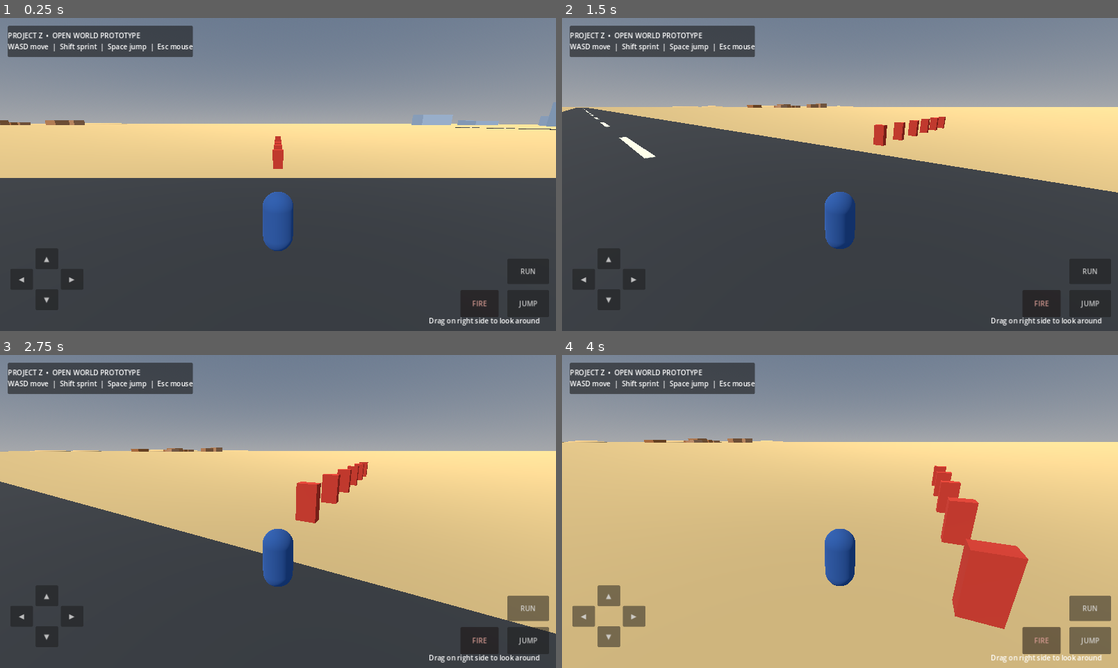
Above: before the commit, frames 1-4 (two rows, left to right).
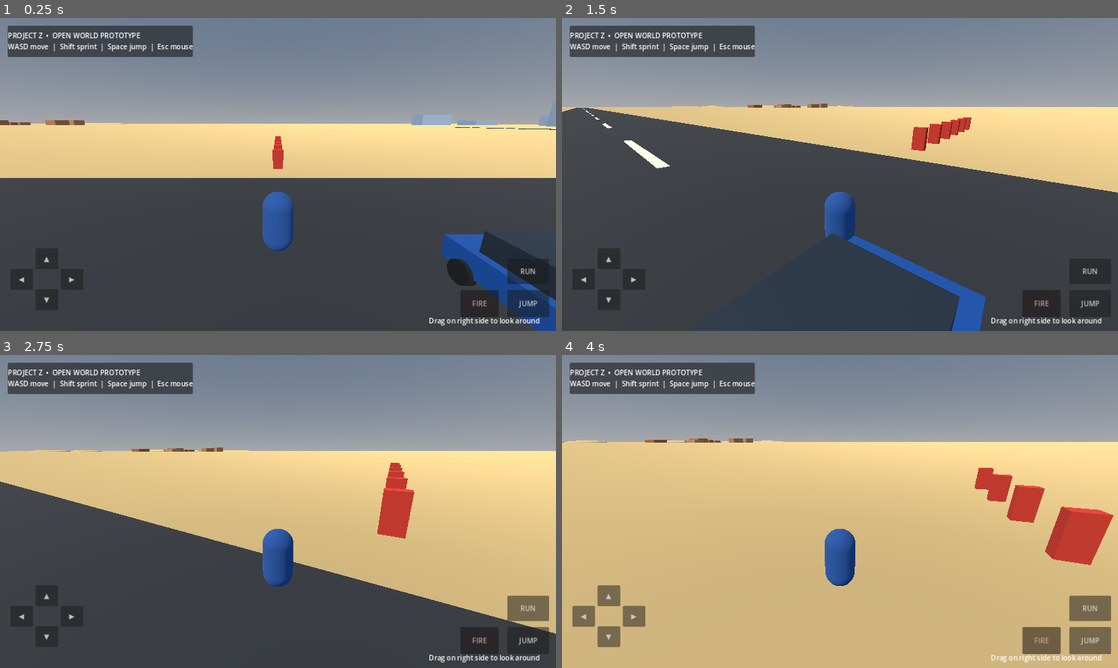
Above: after the commit, the same moments.

Repository: gyarasigujjar57-ops/ProjectZ-OpenWorld
Game: Godot game, scene res://scenes/Main.tscn
Same seed, same stepped clock (60 frames per second), same inputs: the game is played once before the commit and once after it.
Inputs (mouse positions are in pixels of both pictures, inside the frame that each line leads up to):
- Up to frame 1 (0.25 s): no input
- Up to frame 2 (1.5 s): tap Enter (ui_accept) at 0.5, 0.77 s; move the mouse to (962, 158) at 0.52 s; hold Right (ui_right) 0.53-1.28 s; hold Shift 0.53-1.28 s; click (962, 158) at 0.67 s; move the mouse to (812, 174) at 1.27 s; hold Up (ui_up) from 1.28 s (still down); tap Shift at 1.35 s
- Up to frame 3 (2.75 s): keep holding Up (ui_up); tap Enter (ui_accept) at 1.52 s; move the mouse to (289, 505) at 2.02 s; hold Shift from 2.03 s (still down)
- Up to frame 4 (4 s): keep holding Up (ui_up); move the mouse to (834, 517) at 2.77 s; release Shift at 2.78 s; tap Shift at 2.85 s; click (834, 517) at 2.92 s; tap Enter (ui_accept) at 3.02, 3.77 s; move the mouse to (878, 514) at 3.52 s; hold Shift from 3.53 s (still down)

The runs differ from the first frame. In frame 1, 3.3% of the frame differs, in the area x 79-100%, y 68-100%; in frame 2, 2.5%; in frame 3, 2.2%; in frame 4, 6.8%, in the area x 0-100%, y 26-88%.

Commit message:
Spawn starter drivable car in the world

Diff:
--- a/scripts/main.gd
+++ b/scripts/main.gd
@@ -10,6 +10,7 @@
 	_make_regions()
 	_make_roads()
 	_make_targets()
+	_make_vehicle()
 	_make_player()
 	_make_ui()
 
@@ -166,3 +167,12 @@
 		visual.material_override = mat
 		target.add_child(visual)
 		add_child(target)
+
+
+func _make_vehicle() -> void:
+	var vehicle := CharacterBody3D.new()
+	vehicle.name = "StarterCar"
+	vehicle.position = Vector3(6, 0.8, 2)
+	vehicle.set_script(load("res://scripts/vehicle.gd"))
+	vehicle.add_to_group("vehicles")
+	add_child(vehicle)
